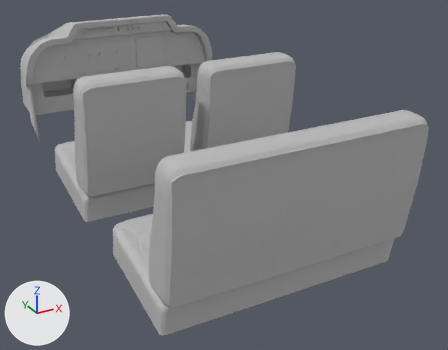
Renders of the FBX model Unity_PlanePreFlightCheck/Assets/_/ART/3D/3DModels/Plane/3D_Robin_DR400_Int.fbx from each side of a commit.
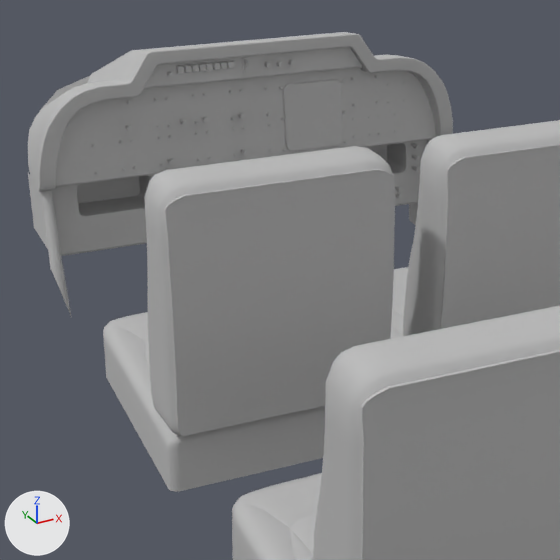
Each version is shown whole from a 50 mm lens placed at (-1.113, -1.843, 2.093), pointed at (0.137, 0.43, 0.957), then close up on the part from 2% to 58% of the width and 0% to 72% of the height. The axes (+X, +Y, +Z) are drawn at lower left. The lights are the same throughout. The last two pictures show the newer version. Where no turn or scale is listed for an object, it has been applied to the vertices.

In view in the first close-up: 'MSH_ROBIN_Cockpit'.
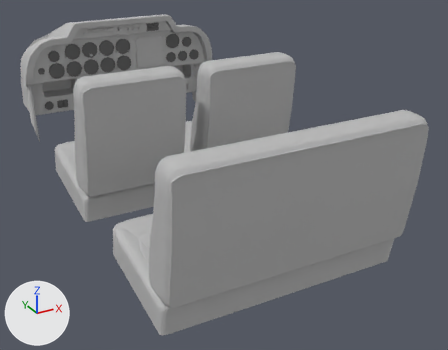
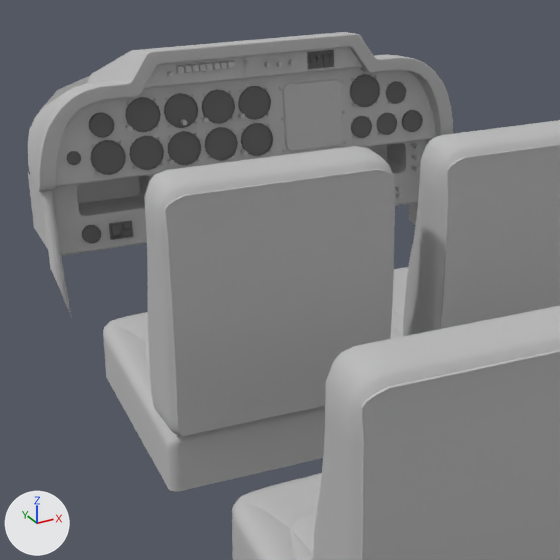
Commit message: [CSTO] Fix Instruments on Robin's Cockpit

Changed parts and their boxes (x1, y1, x2, y2) in the close-ups (560 x 560 px):
'MSH_ROBIN_Instruments', added
    after: (67, 74, 423, 244)
'MSH_ROBIN_Button_03', added
    after: (109, 222, 122, 240)
'MSH_ROBIN_Button_02', added
    after: (120, 221, 133, 238)
'MSH_ROBIN_Button_05', added
    after: (307, 52, 315, 69)
'MSH_ROBIN_Button_06', added
    after: (314, 51, 321, 69)
'MSH_ROBIN_Button_08', added
    after: (327, 50, 334, 67)
'MSH_ROBIN_Button_07', added
    after: (321, 51, 328, 68)

The change, as a list of edits to the scene's bpy script:
```text
Add mat_m_prop_instruments_robin:
    mat_m_prop_instruments_robin = principled_material('M_PROP_Instruments_Robin')
    mat_m_prop_instruments_robin.base_color = (0.133, 0.133, 0.133)  # dark grey #666666
    mat_m_prop_instruments_robin.roughness = 0.853
Add me_mesh_010:
    me_mesh_010.from_pydata(...)  # 122 vertices, 121 faces; spans x -0.0084..0.0084, y -0.0119..0.0119, z -0.02..0.02
    me_mesh_010.materials.append(mat_m_prop_instruments_robin)  # dark grey #666666
Add me_mesh_008:
    me_mesh_008.from_pydata(...)  # 122 vertices, 121 faces; spans x -0.0084..0.0084, y -0.0119..0.0119, z -0.02..0.02
    me_mesh_008.materials.append(mat_m_prop_instruments_robin)  # dark grey #666666
Add me_mesh_001:
    me_mesh_001.from_pydata(...)  # 1642 vertices, 1616 faces; spans x -0.453..0.443, y 1.28..1.353, z 1.095..1.438
    me_mesh_001.materials.append(mat_m_prop_instruments_robin)  # dark grey #666666
Add me_mesh_005:
    me_mesh_005.from_pydata(...)  # 122 vertices, 121 faces; spans x -0.0137..0.0137, y -0.0119..0.0119, z -0.02..0.02
    me_mesh_005.materials.append(mat_m_prop_instruments_robin)  # dark grey #666666
Add me_mesh_011:
    me_mesh_011.from_pydata(...)  # 122 vertices, 121 faces; spans x -0.0084..0.0084, y -0.0119..0.0119, z -0.02..0.02
    me_mesh_011.materials.append(mat_m_prop_instruments_robin)  # dark grey #666666
Add me_mesh_009:
    me_mesh_009.from_pydata(...)  # 122 vertices, 121 faces; spans x -0.0084..0.0084, y -0.0119..0.0119, z -0.02..0.02
    me_mesh_009.materials.append(mat_m_prop_instruments_robin)  # dark grey #666666
Add me_mesh_006:
    me_mesh_006.from_pydata(...)  # 122 vertices, 121 faces; spans x -0.0137..0.0137, y -0.0119..0.0119, z -0.02..0.02
    me_mesh_006.materials.append(mat_m_prop_instruments_robin)  # dark grey #666666
Add ob_msh_robin_button_07:
    ob_msh_robin_button_07 = bpy.data.objects.new('MSH_ROBIN_Button_07', me_mesh_010)
    ob_msh_robin_button_07.location = (0.173, 1.266, 1.489)
Add ob_msh_robin_button_05:
    ob_msh_robin_button_05 = bpy.data.objects.new('MSH_ROBIN_Button_05', me_mesh_008)
    ob_msh_robin_button_05.location = (0.139, 1.266, 1.489)
Add ob_msh_robin_instruments:
    ob_msh_robin_instruments = bpy.data.objects.new('MSH_ROBIN_Instruments', me_mesh_001)
    ob_msh_robin_instruments.location = (0.0, 0.0, 0.0)
Add ob_msh_robin_button_02:
    ob_msh_robin_button_02 = bpy.data.objects.new('MSH_ROBIN_Button_02', me_mesh_005)
    ob_msh_robin_button_02.location = (-0.321, 1.344, 1.117)
Add ob_msh_robin_button_08:
    ob_msh_robin_button_08 = bpy.data.objects.new('MSH_ROBIN_Button_08', me_mesh_011)
    ob_msh_robin_button_08.location = (0.19, 1.266, 1.489)
Add ob_msh_robin_button_06:
    ob_msh_robin_button_06 = bpy.data.objects.new('MSH_ROBIN_Button_06', me_mesh_009)
    ob_msh_robin_button_06.location = (0.156, 1.266, 1.489)
Add ob_msh_robin_button_03:
    ob_msh_robin_button_03 = bpy.data.objects.new('MSH_ROBIN_Button_03', me_mesh_006)
    ob_msh_robin_button_03.location = (-0.349, 1.344, 1.117)
```
